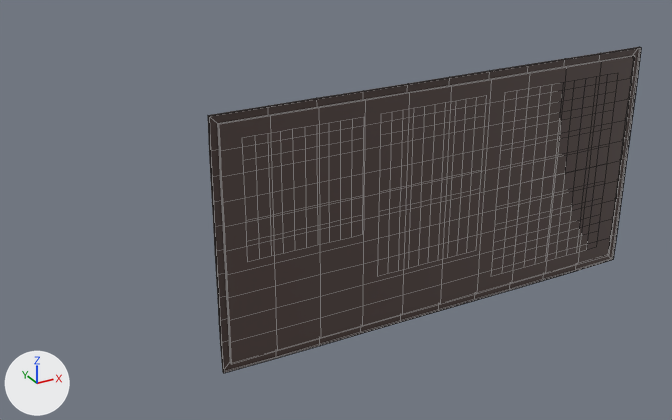
Two versions of the FBX model BU_VR_MOVIE/Assets/class_scene1/Wll_posters.fbx, one commit apart.
Before and after are seen from a camera (50 mm lens) standing at (-0.1466, -0.2945, 0.1386) and looking at (-0.046, -0.1115, 0.0471). The lights are fixed; the arrows at lower left show +X, +Y and +Z. Mesh edges are drawn as thin lines. Where no turn or scale is listed for an object, it has been applied to the vertices.
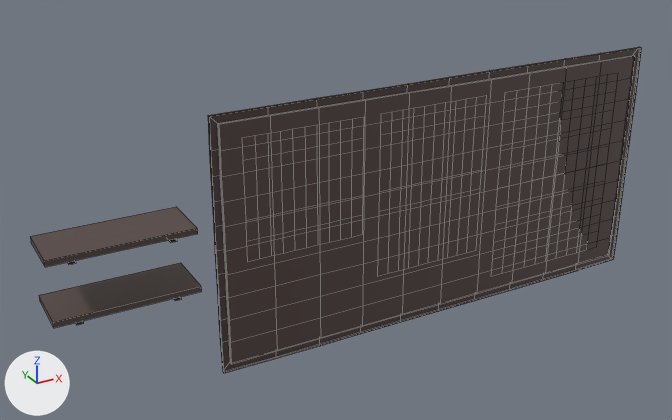
The newer file is also rescaled (x10.0) as a whole; pictures and numbers use the older file's frame.

What differs and where, as boxes [x1, y1, x2, y2] in the pictures (672 x 420 px):
'pCube42', added
    after: [30, 207, 202, 328]
    faces in mat_wood_wal (brown #534440): [30, 207, 202, 328]

Diff of the bpy script that builds the scene:
```diff
--- a/BU_VR_MOVIE/Assets/class_scene1/Wll_posters.fbx.py
+++ b/BU_VR_MOVIE/Assets/class_scene1/Wll_posters.fbx.py
@@ mat_blinn4 @@
+mat_blinn4 = principled_material('blinn4')
+mat_blinn4.base_color = (0.0, 0.0, 0.0)  # black #000000
+mat_blinn4.roughness = 0.749
@@ me_mesh_1 @@
+me_mesh_1.from_pydata(...)  # a box spanning x -0.1151..-0.1136, y -0.0609..-0.0517, z 0.0179..0.0185, material slot 0; a box spanning x -0.0937..-0.0922, y -0.0609..-0.0517, z 0.0179..0.0185, material slot 0; a box spanning x -0.1197..-0.0875, y -0.0609..-0.0479, z 0.0185..0.0199, material slot 1; a box spanning x -0.1151..-0.1136, y -0.0609..-0.0517, z 0.0039..0.0045, material slot 0; a box spanning x -0.0937..-0.0922, y -0.0609..-0.0517, z 0.0039..0.0045, material slot 0; a box spanning x -0.1197..-0.0875, y -0.0609..-0.0479, z 0.0045..0.0059, material slot 1
+me_mesh_1.materials.append(mat_blinn4)  # black #000000
+me_mesh_1.materials.append(mat_wood_wal)  # brown #534440
@@ ob_pcube42 @@
+ob_pcube42 = bpy.data.objects.new('pCube42', me_mesh_1)
+ob_pcube42.location = (0.0022, -0.0609, 0.0352)
```
